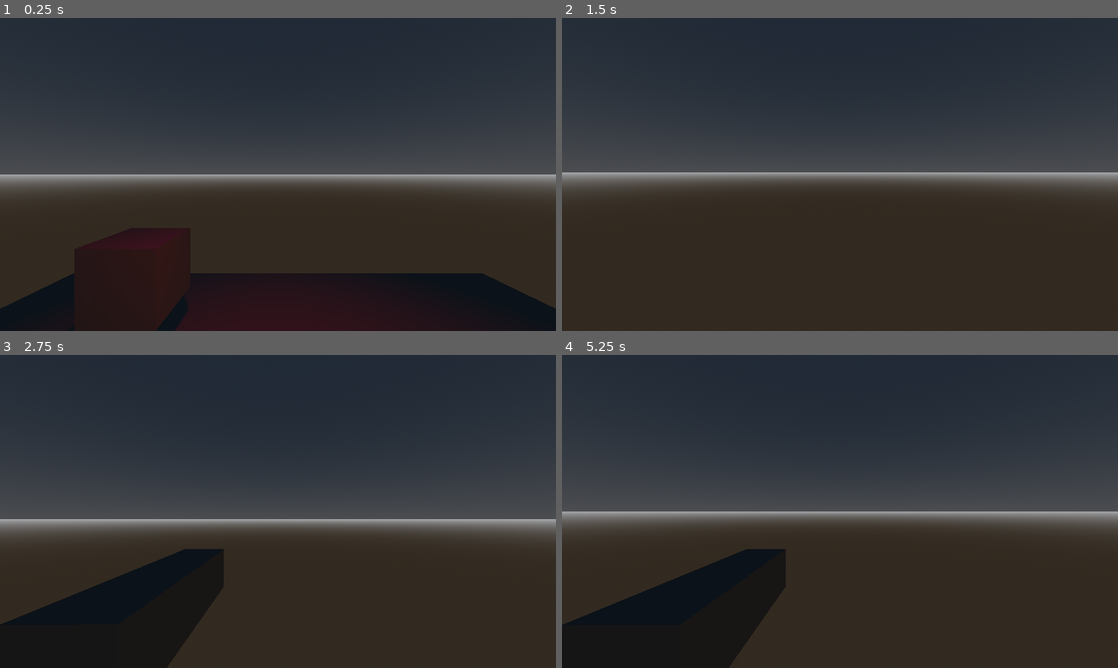
Above: before the commit, frames 1-4 (two rows, left to right).
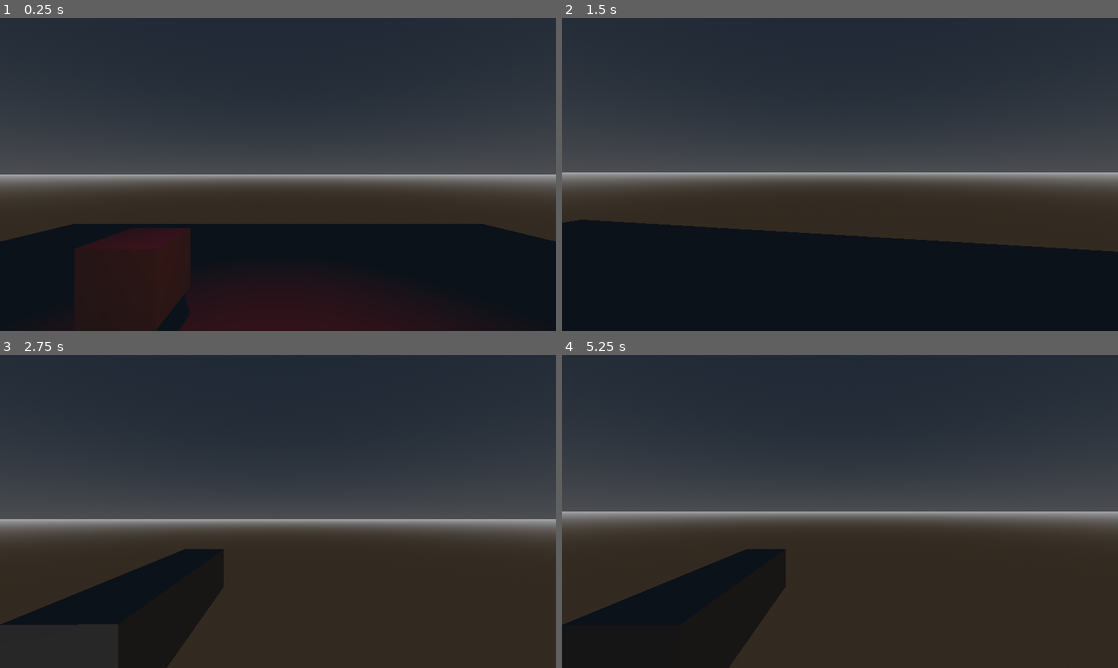
Above: after the commit, the same moments.

Repository: FruitTreeDork/kleptomaniac-game
Game: Godot game, scene res://Scenes/test_area.tscn
Same seed, same stepped clock (60 frames per second), same inputs: the game is played once before the commit and once after it. The project has no main scene, so this scene is started directly.
Inputs (mouse positions are in pixels of both pictures, inside the frame that each line leads up to):
- Up to frame 1 (0.25 s): no input
- Up to frame 2 (1.5 s): tap Enter (ui_accept) at 0.5, 0.77 s; move the mouse to (867, 174) at 0.52 s; press the mouse at (867, 174) at 0.53 s; hold W (up) from 0.53 s (still down); move the mouse to (812, 174) at 1.27 s; release the mouse at (812, 174) at 1.28 s; right-click (812, 174) at 1.35 s
- Up to frame 3 (2.75 s): keep holding W (up); tap Enter (ui_accept) at 1.52 s; move the mouse to (289, 505) at 2.02 s; press the mouse at (289, 505) at 2.03 s
- Up to frame 4 (5.25 s): keep holding W (up); tap Enter (ui_accept) at 2.75, 3.02, 3.5, 3.77, 4.25, 4.52, 5 s; move the mouse to (834, 517) at 2.77 s; release the mouse at (834, 517) at 2.78 s; right-click (834, 517) at 2.85 s; move the mouse to (878, 514) at 3.52 s; press the mouse at (878, 514) at 3.53 s; move the mouse to (795, 508) at 4.27 s; release the mouse at (795, 508) at 4.28 s; right-click (795, 508) at 4.35 s; move the mouse to (845, 511) at 5.02 s; press the mouse at (845, 511) at 5.03 s

The runs differ from the first frame. In frame 1, 14% of the frame differs, in the area x 0-100%, y 65-100%; in frame 2, 31%, in the area x 0-100%, y 64-100%; in frame 3, less than 0.1%; in frame 4, less than 0.1%.

Commit message:
basic UI to change

Diff:
--- a/Scenes/test_area.tscn
+++ b/Scenes/test_area.tscn
@@ -26,7 +26,7 @@
 [node name="test_area" type="Node3D" unique_id=190970809]
 
 [node name="MeshInstance3D" type="MeshInstance3D" parent="." unique_id=1847346162]
-transform = Transform3D(5, 0, 0, 0, 5, 0, 0, 0, 5, 0, 0, 0)
+transform = Transform3D(10, 0, 0, 0, 10, 0, 0, 0, 10, 0, 0, 0)
 mesh = SubResource("PlaneMesh_yih1u")
 
 [node name="StaticBody3D" type="StaticBody3D" parent="MeshInstance3D" unique_id=469391767]
@@ -54,3 +54,6 @@
 
 [node name="WorldEnvironment" type="WorldEnvironment" parent="." unique_id=1949246245]
 environment = SubResource("Environment_yih1u")
+
+[node name="DirectionalLight3D" type="DirectionalLight3D" parent="." unique_id=801795581]
+transform = Transform3D(1, 0, 0, 0, -5.9604645e-07, -1, 0, 1, -5.9604645e-07, 0, 4.889866, 0)
Not shown, added: Scenes/player/.Rhistory
